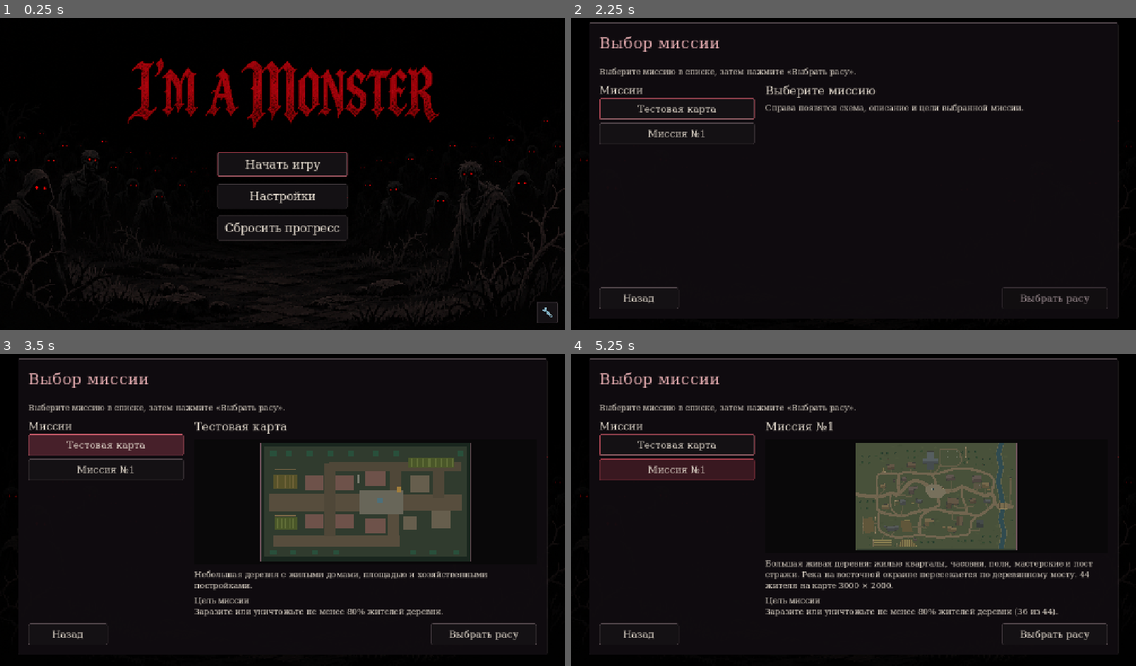
Above: before the commit, frames 1-4 (two rows, left to right).
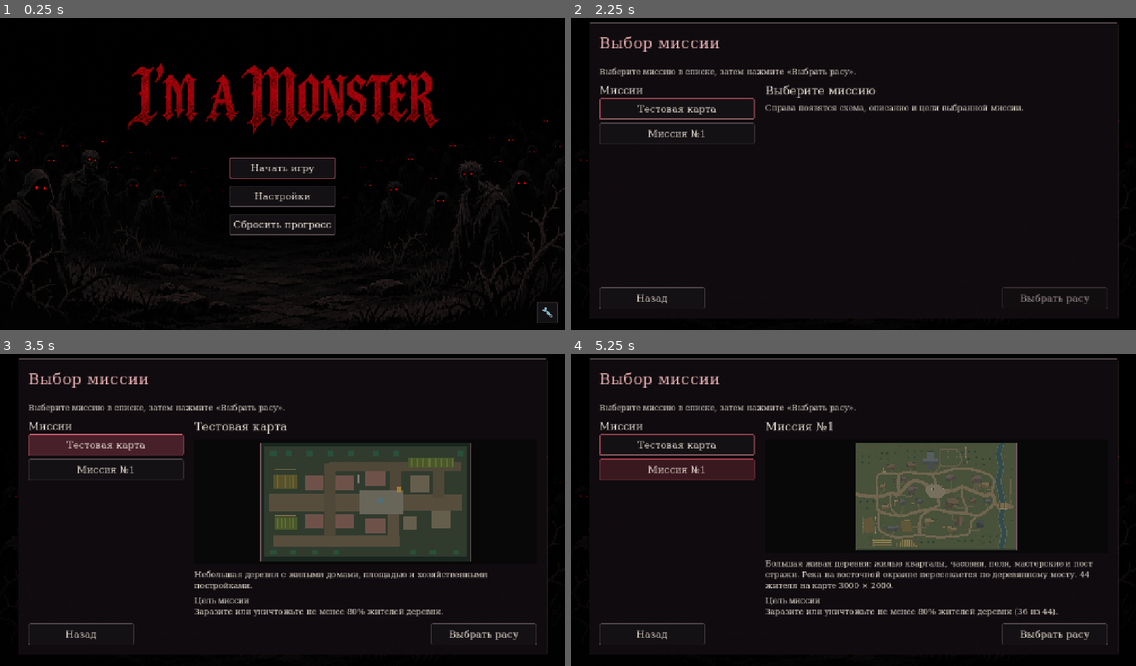
Above: after the commit, the same moments.

Repository: tivel47-ai/i-m-a-monster
Game: Godot game, scene res://scenes/main.tscn
Same seed, same stepped clock (60 frames per second), same inputs: the game is played once before the commit and once after it.
Inputs:
- Up to frame 1 (0.25 s): no input
- Up to frame 2 (2.25 s): click "Начать игру" at 0.5 s; click "Назад" at 1.25 s; click "Начать игру" at 2 s
- Up to frame 3 (3.5 s): click "Тестовая карта" at 2.75 s
- Up to frame 4 (5.25 s): click "Миссия №1" at 3.5 s; click "Выбрать расу" at 4.25 s; click "Назад" at 5 s

The runs differ from the first frame. In frame 1, 5.0% of the frame differs, in the area x 22-78%, y 12-72%; in frame 2, 0.1%; in frame 3, 0.1%; in frame 4, 0.1%.

Commit message:
дебагинг

Diff:
--- a/project.godot
+++ b/project.godot
@@ -21,7 +21,7 @@
 
 [display]
 
-mouse_cursor/tooltip_position_offset=Vector2(20, 70)
+mouse_cursor/tooltip_position_offset=Vector2(12, 45)
 window/size/viewport_width=1280
 window/size/viewport_height=720
 window/stretch/mode="canvas_items"
--- a/scripts/dark_fantasy_theme.gd
+++ b/scripts/dark_fantasy_theme.gd
@@ -1,4 +1,6 @@
 extends RefCounted
+
+const ACTION_BUTTON_SIZE := Vector2(240, 48)
 
 const INK := Color("090809")
 const TEXT := Color("e4dbce")
--- a/scripts/main.gd
+++ b/scripts/main.gd
@@ -152,7 +152,7 @@
 func _button(parent: Node, title: String, callback: Callable) -> Button:
 	var button := Button.new()
 	button.text = title
-	button.custom_minimum_size = Vector2(0, 48)
+	button.custom_minimum_size = DARK_THEME.ACTION_BUTTON_SIZE
 	button.pressed.connect(callback)
 	parent.add_child(button)
 	return button
@@ -208,9 +208,9 @@
 	return box
 
 func _style_main_button(button: Button) -> void:
-	button.custom_minimum_size = Vector2(294, 56)
+	button.custom_minimum_size = DARK_THEME.ACTION_BUTTON_SIZE
 	button.size_flags_horizontal = Control.SIZE_SHRINK_CENTER
-	button.add_theme_font_size_override("font_size", 26)
+	button.add_theme_font_size_override("font_size", 22)
 
 func _build_ui() -> void:
 	var layer := CanvasLayer.new()
@@ -269,7 +269,7 @@
 	columns.custom_minimum_size.y = 390
 	missions.add_child(columns)
 	var left := VBoxContainer.new()
-	left.custom_minimum_size.x = 240
+	left.custom_minimum_size = DARK_THEME.ACTION_BUTTON_SIZE
 	left.size_flags_horizontal = Control.SIZE_EXPAND_FILL
 	columns.add_child(left)
 	_text(left, "Миссии", 24)
@@ -302,12 +302,12 @@
 	var footer := HBoxContainer.new()
 	footer.add_theme_constant_override("separation", 24)
 	missions.add_child(footer)
-	_button(footer, "Назад", func(): _show(Screen.MAIN)).custom_minimum_size.x = 180
+	_button(footer, "Назад", func(): _show(Screen.MAIN)).custom_minimum_size = DARK_THEME.ACTION_BUTTON_SIZE
 	var spacer := Control.new()
 	spacer.size_flags_horizontal = Control.SIZE_EXPAND_FILL
 	footer.add_child(spacer)
 	choose_race_button = _button(footer, "Выбрать расу", _open_race_selection)
-	choose_race_button.custom_minimum_size.x = 240
+	choose_race_button.custom_minimum_size = DARK_THEME.ACTION_BUTTON_SIZE
 	choose_race_button.disabled = true
 	var races := _page(Screen.RACES, "Выбор расы")
 	races.size_flags_vertical = Control.SIZE_EXPAND_FILL
@@ -344,18 +344,20 @@
 	race_footer.add_theme_constant_override("separation", 24)
 	races.add_child(race_footer)
 	race_back_button = _button(race_footer, "Назад", func(): _show(Screen.MISSIONS))
-	race_back_button.custom_minimum_size.x = 240
+	race_back_button.custom_minimum_size = DARK_THEME.ACTION_BUTTON_SIZE
 	var race_spacer := Control.new()
 	race_spacer.size_flags_horizontal = Control.SIZE_EXPAND_FILL
 	race_footer.add_child(race_spacer)
 	development_button = _button(race_footer, "Развитие", _open_development)
-	development_button.custom_minimum_size.x = 240
+	development_button.theme = ui.theme.duplicate()
+	development_button.theme.set_font_size("font_size", "TooltipLabel", 18)
+	development_button.custom_minimum_size = DARK_THEME.ACTION_BUTTON_SIZE
 	development_button.disabled = true
 	var start_spacer := Control.new()
 	start_spacer.size_flags_horizontal = Control.SIZE_EXPAND_FILL
 	race_footer.add_child(start_spacer)
 	start_button = _button(race_footer, "Начать миссию", _start_mission)
-	start_button.custom_minimum_size.x = 240
+	start_button.custom_minimum_size = DARK_THEME.ACTION_BUTTON_SIZE
 	start_button.disabled = true
 	_build_development_page()
 	var pause := _page(Screen.PAUSE, "Пауза", true)
@@ -427,11 +429,11 @@
 	var footer := HBoxContainer.new()
 	footer.add_theme_constant_override("separation", 12)
 	options.add_child(footer)
-	_button(footer, "Назад", func(): _show(settings_return_screen)).custom_minimum_size.x = 160
+	_button(footer, "Назад", func(): _show(settings_return_screen)).custom_minimum_size = DARK_THEME.ACTION_BUTTON_SIZE
 	var spacer := Control.new()
 	spacer.size_flags_horizontal = Control.SIZE_EXPAND_FILL
 	footer.add_child(spacer)
-	_button(footer, "Применить", _apply_settings).custom_minimum_size.x = 160
+	_button(footer, "Применить", _apply_settings).custom_minimum_size = DARK_THEME.ACTION_BUTTON_SIZE
 
 
 func _build_control_settings(box: VBoxContainer) -> void:
@@ -601,6 +603,9 @@
 	result_text.text = ""
 	attempt_text.text = ""
 	development.draft = null
+	development_button.disabled = true
+	development_button.tooltip_text = ""
+	start_button.disabled = true
 	_focus_page(Screen.MAIN, null)
 
 func _clear_children(parent: Node) -> void:
@@ -648,7 +653,9 @@
 	_text(race_preview, "Внешний вид", 24)
 	start_button.disabled = not CATALOG.RACES.has(selected_race)
 	var has_progression: bool = CATALOG.MISSIONS[selected_mission].get("zombie_progression", false)
-	development_button.disabled = start_button.disabled or not has_progression
+	var unlocked: bool = selected_race == "zombie" and (developer_mode or progression.state.initial_unlocked)
+	development_button.disabled = start_button.disabled or not has_progression or not unlocked
+	development_button.tooltip_text = 'Чтобы разблокировать развитие, необходим ресурс "Заражение"' if selected_race == "zombie" and has_progression and not unlocked else ""
 	if start_button.disabled:
 		_text(race_preview, "Выберите расу в списке слева.", 18)
 		_text(race_details, "Описание", 24)
--- a/scripts/race_cursor.gd
+++ b/scripts/race_cursor.gd
@@ -15,6 +15,7 @@
 	process_mode = Node.PROCESS_MODE_ALWAYS
 	set_process(false)
 	_watch_window(get_tree().root)
+	get_tree().root.size_changed.connect(_update_tooltip_offset, CONNECT_DEFERRED)
 	get_tree().node_added.connect(_watch_window)
 	var config := ConfigFile.new()
 	if config.load(SAVE_PATH) == OK:
@@ -82,6 +83,18 @@
 func _set_texture(texture: Texture2D) -> void:
 	for shape in CURSOR_SHAPES:
 		Input.set_custom_mouse_cursor(texture, shape, _cursor.get("hotspot", Vector2.ZERO))
+	_update_tooltip_offset()
+
+
+func _update_tooltip_offset() -> void:
+	var texture: Texture2D = _cursor.get("idle")
+	if texture == null:
+		return
+	var hotspot: Vector2 = _cursor.get("hotspot", Vector2.ZERO)
+	var window_scale := get_tree().root.get_stretch_transform().get_scale()
+	var tooltip_scale := minf(window_scale.x, window_scale.y)
+	var offset := Vector2(12.0, texture.get_height() - hotspot.y + 4.0)
+	ProjectSettings.set_setting("display/mouse_cursor/tooltip_position_offset", offset / tooltip_scale)
 
 
 func _notification(what: int) -> void:
--- a/scripts/zombie_development.gd
+++ b/scripts/zombie_development.gd
@@ -158,7 +158,7 @@
 	footer.mouse_filter = Control.MOUSE_FILTER_IGNORE
 	layout.add_child(footer)
 	back_button = _button(footer, "Назад", request_exit)
-	back_button.custom_minimum_size = Vector2(140, 44)
+	back_button.custom_minimum_size = DARK_THEME.ACTION_BUTTON_SIZE
 	back_button.size_flags_vertical = Control.SIZE_SHRINK_CENTER
 	footer.add_spacer(false).mouse_filter = Control.MOUSE_FILTER_IGNORE
 	var hotbar := OverlayPanel.new(5)
--- a/tests/metaprogression_validation.gd
+++ b/tests/metaprogression_validation.gd
@@ -286,7 +286,7 @@
 	var tooltip_style := editor.theme.get_stylebox("panel", "TooltipPanel") as StyleBoxFlat
 	var tooltip_offset: Vector2 = ProjectSettings.get_setting("display/mouse_cursor/tooltip_position_offset")
 	check(editor.theme.get_font_size("font_size", "TooltipLabel") == 16
-		and tooltip_style.bg_color.a < 1.0 and tooltip_offset.y >= 60.0,
+		and tooltip_style.bg_color.a < 1.0 and tooltip_offset.y >= 40.0,
 		"Development tooltips use compact text, translucent panels and a cursor-sized offset")
 	var spots: PackedVector4Array = tree._material.get_shader_parameter("node_spots")
 	check(spots[0].z > spots[1].z and spots[1].z > 0.0 and spots[0].w == 0.0 and spots[1].w == 0.0,
Not shown, changed: docs/game_design.md
Not shown, changed: docs/metaprogression.md
Not shown, changed: docs/technical_design.md
